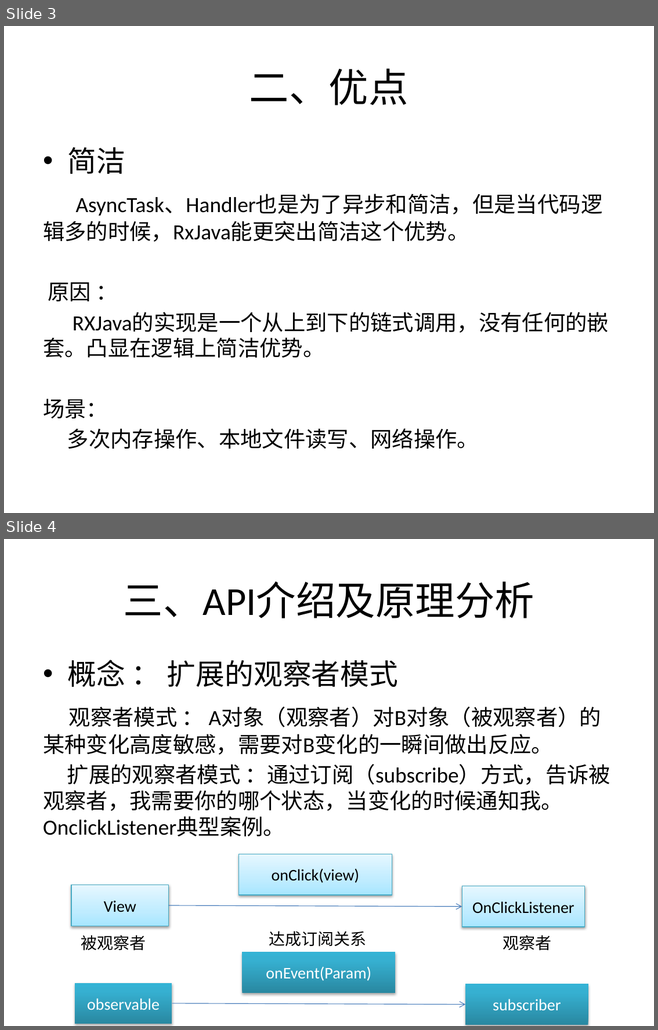
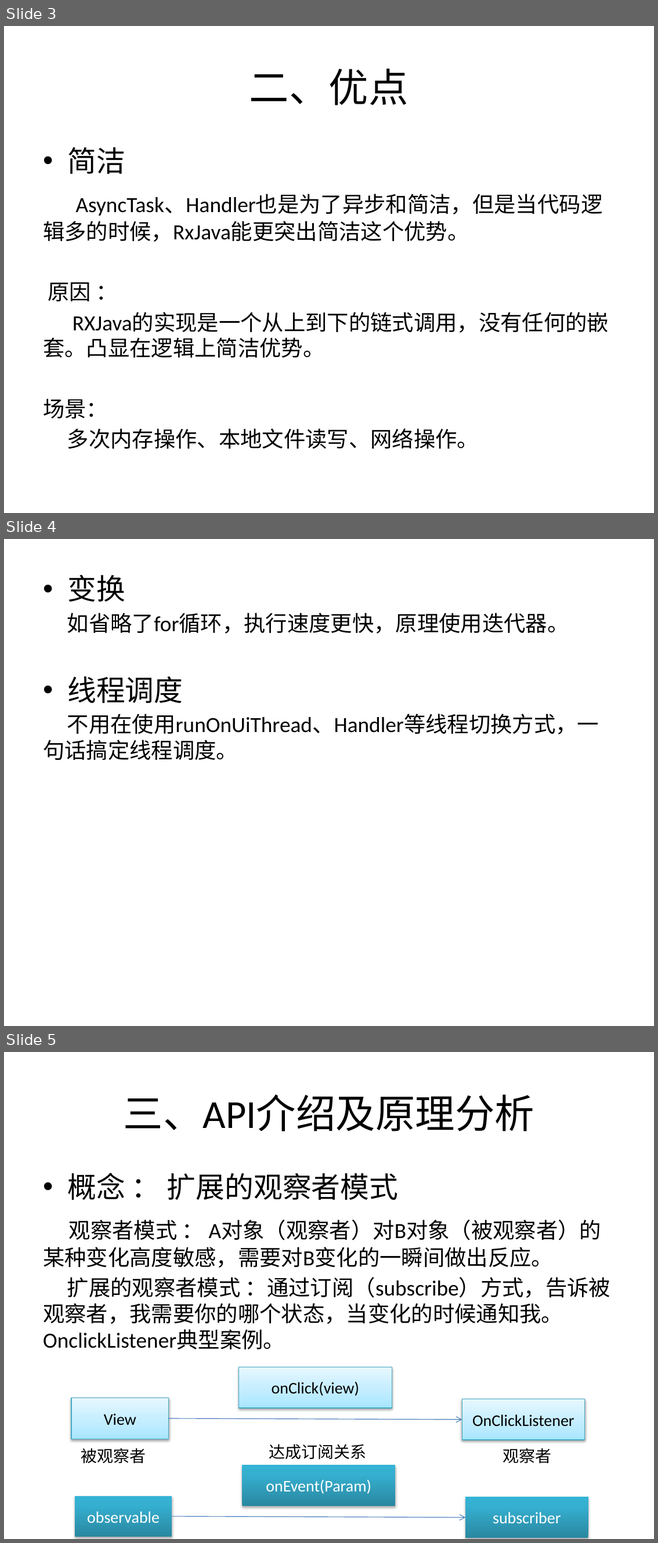
Before and after one commit to YongHuiLuo/TinyEasyView, a slide deck: RxJava 简介.pptx. Shown one above the other, each under a label of ours: slides 3 and 4 before the commit, slides 3, 4 and 5 after it. The pictures are 658x1030 and 658x1543 pixels, drawn with LibreOffice and Linux fonts; fonts in the diff are those of the drawing. Boxes give left, top, right and bottom in pixels: in the first picture for what was removed or moved away, otherwise in the second. Text is boxed around its words. In the diff, an @@ line names an element or a change of style, - is before the commit and + after.

```diff
--- a/RxJava 简介.pptx
+++ b/RxJava 简介.pptx
@@ slide 4 added at <box>4,539,654,1026</box>, background #FFFFFF @@
@@ text added at <box>43,575,598,760</box>, 24 pt, text #000000 @@
+• 变换
+如省略了for循环，执行速度更快，原理使用迭代器。
+• 线程调度
+不用在使用runOnUiThread、Handler等线程切换方式，一句话搞定线程调度。
@@ what was slide 4 is now slide 5 @@
```
Also in this commit, not shown: 2 slides changed, 3 other slides added, 6 other files.
